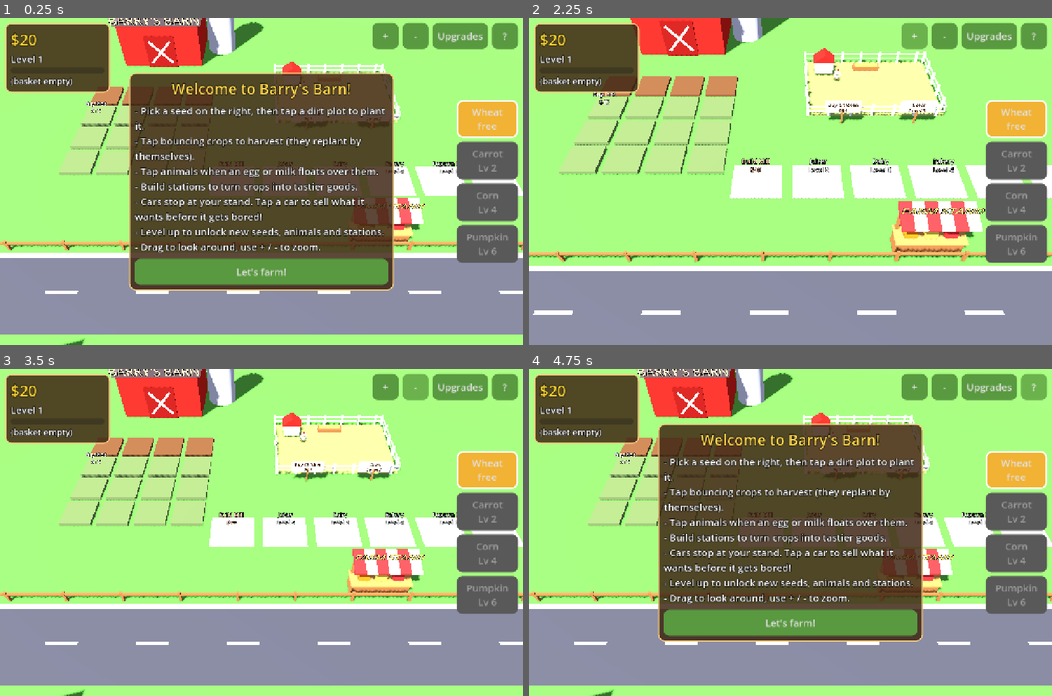
Above: before the commit, frames 1-4 (two rows, left to right).
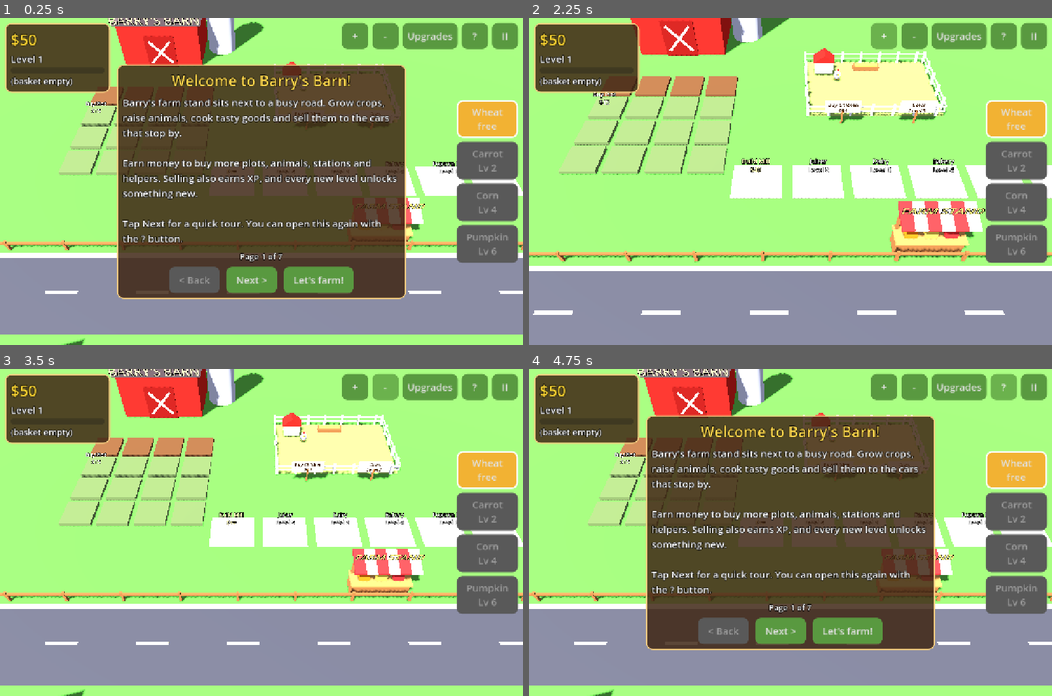
Above: after the commit, the same moments.

Repository: SubToFeralsloth11/barrys-barn
Game: Godot game, scene res://main.tscn
Two runs of this game, one before a commit and one after it. Both use one fixed random seed, a clock stepped at 60 frames per second and the inputs below.
Inputs (mouse positions are in pixels of both pictures, inside the frame that each line leads up to):
- Up to frame 1 (0.25 s): no input
- Up to frame 2 (2.25 s): click (1036, 37) at 0.5 s, where only the run after the commit has a clickable "II"; click (790, 148) at 1.25 s, where only the run after the commit has a clickable "Resume"; click "+" at 2 s
- Up to frame 3 (3.5 s): click "-" at 2.75 s
- Up to frame 4 (4.75 s): click "Upgrades" at 3.5 s; click "?" at 4.25 s

The runs differ from the first frame. In frame 1, 21% of the frame differs, in the area x 3-97%, y 1-86%; in frame 2, 1.2%; in frame 3, 1.5%; in frame 4, 21%, in the area x 3-99%, y 1-86%.

Commit message:
Add pause menu, paged help, automation helpers and easier balance

Diff:
--- a/main.gd
+++ b/main.gd
@@ -38,14 +38,20 @@
 	"chicken": {"n": "Chicken", "out": "egg", "t": 12.0, "cost": 40, "lvl": 1, "max": 6},
 	"cow": {"n": "Cow", "out": "milk", "t": 20.0, "cost": 150, "lvl": 3, "max": 4},
 }
-const UPGRADE_ORDER := ["fert", "feed", "sign", "fame"]
+const UPGRADE_ORDER := ["farmhand", "collector", "chef", "seller", "fert", "feed", "sign", "fame"]
 const UPGRADES := {
-	"fert": {"n": "Fertilizer", "d": "Crops grow 15% faster", "cost": 80},
-	"feed": {"n": "Tasty Feed", "d": "Animals produce 15% faster", "cost": 120},
-	"sign": {"n": "Big Billboard", "d": "Customers arrive sooner", "cost": 100},
-	"fame": {"n": "Good Reviews", "d": "Customers pay 10% more", "cost": 150},
+	"farmhand": {"n": "Scarecrow Farmhand", "d": "Harvests ripe crops for you", "cost": 120, "max": 3},
+	"collector": {"n": "Barn Robot", "d": "Collects eggs and milk for you", "cost": 150, "max": 3},
+	"chef": {"n": "Kitchen Helper", "d": "Runs your stations for you", "cost": 250, "max": 3},
+	"seller": {"n": "Stand Clerk", "d": "Sells to cars for you", "cost": 200, "max": 3},
+	"fert": {"n": "Fertilizer", "d": "Crops grow 15% faster", "cost": 60, "max": 5},
+	"feed": {"n": "Tasty Feed", "d": "Animals produce 15% faster", "cost": 90, "max": 5},
+	"sign": {"n": "Big Billboard", "d": "Customers arrive sooner", "cost": 80, "max": 5},
+	"fame": {"n": "Good Reviews", "d": "Customers pay 10% more", "cost": 120, "max": 5},
 }
-const UPGRADE_MAX := 5
+const HELPERS := ["farmhand", "collector", "chef", "seller"]
+## Seconds between helper actions for upgrade levels 0..3 (0 = not hired).
+const HELPER_INTERVAL := [0.0, 5.0, 2.5, 1.0]
 const SAVE_PATH := "user://barrys_barn.json"
 const PLOT_COUNT := 16
 const STAND_X := 6.0
@@ -58,14 +64,26 @@
 const CAR_COLORS := [Color(0.9, 0.2, 0.2), Color(0.2, 0.5, 0.95), Color(1.0, 0.8, 0.1), Color(0.3, 0.8, 0.4), Color(0.7, 0.35, 0.9), Color(1.0, 0.55, 0.15), Color(0.95, 0.95, 0.95)]
 
 # --- saved state ---
-var coins := 20
+var coins := 50
 var xp := 0
 var level := 1
 var inv := {}
 var plots := []
 var stations := {}
 var animals := []
-var upg := {"fert": 0, "feed": 0, "sign": 0, "fame": 0}
+var upg := {"farmhand": 0, "collector": 0, "chef": 0, "seller": 0, "fert": 0, "feed": 0, "sign": 0, "fame": 0}
+var muted := false
+var helper_timers := {}
+var resetting := false
+var pause_panel: PanelContainer
+var help_title: Label
+var help_body: Label
+var help_page_lbl: Label
+var help_prev: Button
+var help_next: Button
+var help_page := 0
+var reset_btn: Button
+var mute_btn: Button
 var sel_crop := "wheat"
 var seen_help := false
 
@@ -116,7 +134,8 @@
 		spawn_animal_node(i)
 	refresh_pen_signs()
 	refresh_ui()
-	help_panel.visible = not seen_help
+	if not seen_help:
+		show_help(0)
 
 
 func new_game_state() -> void:
@@ -864,7 +883,7 @@
 	for g in goods:
 		var w: float = 1.0 + ITEMS[g]["p"] / 10.0
 		if have(g) > 0:
-			w *= 3.0
+			w *= 6.0
 		weights.append(w)
 		total += w
 	var r := randf() * total
@@ -875,12 +894,12 @@
 			want = goods[k]
 			break
 	var qty := 1 + randi() % mini(4, 1 + int(level / 2.0))
-	var pay := int(ceil(ITEMS[want]["p"] * qty * 1.3 * (1.0 + 0.1 * upg["fame"])))
+	var pay := int(ceil(ITEMS[want]["p"] * qty * 1.6 * (1.0 + 0.1 * upg["fame"])))
 	var n := build_car(CAR_COLORS[randi() % CAR_COLORS.size()])
 	n.position = Vector3(-48, 0, LANE_Z)
 	var lbl := label3d(n, "", Vector3(0, 2.7, 0), 40)
 	add_hit(n, Vector3(3.0, 2.2, 1.8), Vector3(0, 1.0, 0), "car", n.get_instance_id())
-	var patience := 30.0 + level * 2.0
+	var patience := 45.0 + level * 3.0
 	cars.append({"node": n, "want": want, "qty": qty, "pay": pay, "patience": patience, "max": patience, "label": lbl, "leaving": false})
 
 
@@ -990,7 +1009,7 @@
 # ================= progression =================
 
 func xp_needed() -> int:
-	return int(40.0 * pow(level, 1.6))
+	return int(30.0 * pow(level, 1.45))
 
 
 func gain_xp(n: int) -> void:
@@ -1026,7 +1045,7 @@
 
 
 func buy_upgrade(id: String) -> void:
-	if upg[id] >= UPGRADE_MAX:
+	if upg[id] >= UPGRADES[id]["max"]:
 		return
 	var cost := upgrade_cost(id)
 	if coins < cost:
@@ -1073,6 +1092,7 @@
 					station_start(id)
 	update_animals(delta)
 	update_cars(delta)
+	update_helpers(delta)
 	ui_timer -= delta
 	if ui_timer <= 0:
 		ui_timer = 0.25
@@ -1152,6 +1172,7 @@
 
 func build_ui() -> void:
 	var cl := CanvasLayer.new()
+	cl.process_mode = Node.PROCESS_MODE_ALWAYS
 	add_child(cl)
 	var root := Control.new()
 	root.set_anchors_and_offsets_preset(Control.PRESET_FULL_RECT)
@@ -1209,8 +1230,11 @@
 	ub.pressed.connect(func(): build_upgrade_panel(); upg_panel.visible = not upg_panel.visible; help_panel.visible = false)
 	tr.add_child(ub)
 	var hb := big_button(" ? ")
-	hb.pressed.connect(func(): help_panel.visible = not help_panel.visible; upg_panel.visible = false)
+	hb.pressed.connect(func(): show_help(0))
 	tr.add_child(hb)
+	var pb := big_button(" II ")
+	pb.pressed.connect(set_paused.bind(true))
+	tr.add_child(pb)
 
 	var zi := big_button(" + ")
 	zi.pressed.connect(func(): zoom(-0.15))
@@ -1251,20 +1275,154 @@
 	var hv := VBoxContainer.new()
 	hv.add_theme_constant_override("separation", 12)
 	help_panel.add_child(hv)
-	var title := Label.new()
-	title.text = "Welcome to Barry's Barn!"
-	title.add_theme_font_size_override("font_size", 36)
-	title.add_theme_color_override("font_color", Color(1, 0.85, 0.3))
-	title.horizontal_alignment = HORIZONTAL_ALIGNMENT_CENTER
-	hv.add_child(title)
-	var body := Label.new()
-	body.autowrap_mode = TextServer.AUTOWRAP_WORD_SMART
-	body.custom_minimum_size = Vector2(620, 0)
-	body.text = "- Pick a seed on the right, then tap a dirt plot to plant it.\n- Tap bouncing crops to harvest (they replant by themselves).\n- Tap animals when an egg or milk floats over them.\n- Build stations to turn crops into tastier goods.\n- Cars stop at your stand. Tap a car to sell what it wants before it gets bored!\n- Level up to unlock new seeds, animals and stations.\n- Drag to look around, use + / - to zoom."
-	hv.add_child(body)
-	var ok := big_button("Let's farm!")
-	ok.pressed.connect(func(): help_panel.visible = false; seen_help = true; save_game())
-	hv.add_child(ok)
+	help_title = Label.new()
+	help_title.add_theme_font_size_override("font_size", 36)
+	help_title.add_theme_color_override("font_color", Color(1, 0.85, 0.3))
+	help_title.horizontal_alignment = HORIZONTAL_ALIGNMENT_CENTER
+	hv.add_child(help_title)
+	help_body = Label.new()
+	help_body.autowrap_mode = TextServer.AUTOWRAP_WORD_SMART
+	help_body.custom_minimum_size = Vector2(680, 300)
+	hv.add_child(help_body)
+	help_page_lbl = Label.new()
+	help_page_lbl.horizontal_alignment = HORIZONTAL_ALIGNMENT_CENTER
+	help_page_lbl.add_theme_font_size_override("font_size", 20)
+	hv.add_child(help_page_lbl)
+	var nav := HBoxContainer.new()
+	nav.alignment = BoxContainer.ALIGNMENT_CENTER
+	nav.add_theme_constant_override("separation", 16)
+	hv.add_child(nav)
+	help_prev = big_button("  < Back  ")
+	help_prev.pressed.connect(func(): show_help(help_page - 1))
+	nav.add_child(help_prev)
+	help_next = big_button("  Next >  ")
+	help_next.pressed.connect(func(): show_help(help_page + 1))
+	nav.add_child(help_next)
+	var ok := big_button("  Let's farm!  ")
+	ok.pressed.connect(close_help)
+	nav.add_child(ok)
+	help_panel.visible = false
+
+	pause_panel = center_panel(root)
+	var pv := VBoxContainer.new()
+	pv.add_theme_constant_override("separation", 14)
+	pause_panel.add_child(pv)
+	var pt := Label.new()
+	pt.text = "Paused"
+	pt.add_theme_font_size_override("font_size", 44)
+	pt.add_theme_color_override("font_color", Color(1, 0.85, 0.3))
+	pt.horizontal_alignment = HORIZONTAL_ALIGNMENT_CENTER
+	pv.add_child(pt)
+	var resume := big_button("Resume")
+	resume.custom_minimum_size = Vector2(420, 72)
+	resume.pressed.connect(set_paused.bind(false))
+	pv.add_child(resume)
+	var howto := big_button("How to Play")
+	howto.pressed.connect(func(): pause_panel.visible = false; show_help(0))
+	pv.add_child(howto)
+	mute_btn = big_button("")
+	mute_btn.pressed.connect(func(): muted = not muted; apply_mute(); save_game())
+	pv.add_child(mute_btn)
+	reset_btn = big_button("Start New Farm")
+	reset_btn.pressed.connect(reset_pressed)
+	pv.add_child(reset_btn)
+	pause_panel.visible = false
+	apply_mute()
+
+
+func help_pages() -> Array:
+	var recipes := []
+	for id in STATION_ORDER:
+		var st: Dictionary = STATIONS[id]
+		recipes.append("- %s (Lv %d): %s makes %s" % [st["n"], st["lvl"], recipe_text(st["in"]), item_name(st["out"])])
+	return [
+		["Welcome to Barry's Barn!", "Barry's farm stand sits next to a busy road. Grow crops, raise animals, cook tasty goods and sell them to the cars that stop by.\n\nEarn money to buy more plots, animals, stations and helpers. Selling also earns XP, and every new level unlocks something new.\n\nTap Next for a quick tour. You can open this again with the ? button."],
+		["Crops", "1. Pick a seed on the right side of the screen.\n2. Tap a brown dirt plot to plant it.\n3. When the crop starts bouncing it is ready: tap it to harvest 2.\n\nHarvested plots replant the same seed by themselves. Green plots are locked: tap the one marked \"Buy Plot\" to expand your field.\n\nWheat seeds are free, so you can never get stuck."],
+		["Animals", "Chickens lay eggs and cows give milk (cows unlock at level 3).\n\nWhen an egg or milk bucket floats above an animal, tap the animal to collect it.\n\nBuy more animals from the signs in front of the pen."],
+		["Kitchen Stations", "Stations turn raw items into goods that sell for much more. Tap an empty pad to build one, then tap it to start cooking. It keeps cooking by itself while you have ingredients. Tap it when it says READY to collect.\n\n" + "\n".join(recipes)],
+		["Selling", "Cars line up at the farm stand. Each shows what it wants, the price, and how long it will wait.\n\nTap a car to sell. If you don't have what it wants, keep farming: it will wait a while, and new cars ask for things you already have more often."],
+		["Helpers (automation)", "Tired of tapping? Hire helpers in the Upgrades menu. They keep working while you play:\n\n- Scarecrow Farmhand: harvests ripe crops\n- Barn Robot: collects eggs and milk\n- Kitchen Helper: collects and restarts stations\n- Stand Clerk: sells to cars when you have their order\n\nEach helper can be upgraded twice to work faster. With all four, your farm runs itself."],
+		["Controls & Tips", "- Tap: plant, harvest, collect, build, sell\n- Drag: move the camera\n- + / - buttons (or mouse wheel / pinch): zoom\n- II button: pause, sound, restart\n\nTips: build the Mill early, since flour sells for nearly 4x wheat. Hire the Stand Clerk first so cars never leave unhappy. The game saves by itself."],
+	]
+
+
+func show_help(page: int) -> void:
+	var pages := help_pages()
+	help_page = clampi(page, 0, pages.size() - 1)
+	help_title.text = pages[help_page][0]
+	help_body.text = pages[help_page][1]
+	help_page_lbl.text = "Page %d of %d" % [help_page + 1, pages.size()]
+	help_prev.disabled = help_page == 0
+	help_next.disabled = help_page == pages.size() - 1
+	upg_panel.visible = false
+	help_panel.visible = true
+	get_tree().paused = true
+
+
+func close_help() -> void:
+	help_panel.visible = false
+	get_tree().paused = false
+	if not seen_help:
+		seen_help = true
+		save_game()
+
+
+func set_paused(p: bool) -> void:
+	get_tree().paused = p
+	pause_panel.visible = p
+	upg_panel.visible = false
+	help_panel.visible = false
+	reset_btn.text = "Start New Farm"
+
+
+func apply_mute() -> void:
+	AudioServer.set_bus_mute(0, muted)
+	mute_btn.text = "Sound: OFF" if muted else "Sound: ON"
+
+
+func reset_pressed() -> void:
+	if reset_btn.text != "Tap again to erase your farm!":
+		reset_btn.text = "Tap again to erase your farm!"
+		return
+	resetting = true
+	DirAccess.remove_absolute(ProjectSettings.globalize_path(SAVE_PATH))
+	get_tree().paused = false
+	get_tree().reload_current_scene()
+
+
+func update_helpers(delta: float) -> void:
+	for h in HELPERS:
+		var lv: int = upg[h]
+		if lv == 0:
+			continue
+		helper_timers[h] = float(helper_timers.get(h, 0.0)) - delta
+		if helper_timers[h] > 0.0:
+			continue
+		helper_timers[h] = HELPER_INTERVAL[lv]
+		match h:
+			"farmhand":
+				for i in PLOT_COUNT:
+					var p: Dictionary = plots[i]
+					if p["open"] and p["crop"] != "" and p["t"] >= CROPS[p["crop"]]["t"]:
+						tap_plot(i)
+						break
+			"collector":
+				for i in animals.size():
+					if animals[i]["t"] >= ANIMALS[animals[i]["type"]]["t"]:
+						tap_animal(i)
+						break
+			"chef":
+				for id in STATION_ORDER:
+					var s: Dictionary = stations[id]
+					if s["own"] and (s["ready"] > 0 or (not s["busy"] and station_can_start(id))):
+						tap_station(id)
+						break
+			"seller":
+				for c in cars:
+					var n: Node3D = c["node"]
+					if not c["leaving"] and absf(n.position.x - STAND_X) < 13.0 and have(c["want"]) >= c["qty"]:
+						tap_car(n.get_instance_id())
+						break
 
 
 func big_button(text: String) -> Button:
@@ -1320,17 +1478,23 @@
 	t.add_theme_font_size_override("font_size", 34)
 	t.horizontal_alignment = HORIZONTAL_ALIGNMENT_CENTER
 	upg_box.add_child(t)
+	var grid := GridContainer.new()
+	grid.columns = 2
+	grid.add_theme_constant_override("h_separation", 10)
+	grid.add_theme_constant_override("v_separation", 10)
+	upg_box.add_child(grid)
 	for id in UPGRADE_ORDER:
 		var u: Dictionary = UPGRADES[id]
 		var b := big_button("")
-		b.custom_minimum_size = Vector2(560, 72)
-		if upg[id] >= UPGRADE_MAX:
+		b.custom_minimum_size = Vector2(440, 76)
+		b.add_theme_font_size_override("font_size", 20)
+		if upg[id] >= u["max"]:
 			b.text = "%s (MAX)\n%s" % [u["n"], u["d"]]
 			b.disabled = true
 		else:
 			b.text = "%s  Lv %d  -  $%d\n%s" % [u["n"], upg[id] + 1, upgrade_cost(id), u["d"]]
 			b.pressed.connect(func(): buy_upgrade(id))
-		upg_box.add_child(b)
+		grid.add_child(b)
 	var close := big_button("Close")
 	close.pressed.connect(func(): upg_panel.visible = false)
 	upg_box.add_child(close)
@@ -1367,8 +1531,10 @@
 # ================= save / load =================
 
 func save_game() -> void:
+	if resetting:
+		return
 	var d := {"coins": coins, "xp": xp, "level": level, "inv": inv, "plots": plots, "stations": stations,
-		"animals": animals, "upg": upg, "sel": sel_crop, "help": seen_help}
+		"animals": animals, "upg": upg, "sel": sel_crop, "help": seen_help, "muted": muted}
 	var f := FileAccess.open(SAVE_PATH, FileAccess.WRITE)
 	if f:
 		f.store_string(JSON.stringify(d))
@@ -1398,6 +1564,7 @@
 	animals = []
 	for a in d.get("animals", []):
 		animals.append({"type": str(a["type"]), "t": float(a["t"])})
+	muted = bool(d.get("muted", false))
 	var u: Dictionary = d.get("upg", {})
 	for k in u:
 		if upg.has(k):
Not shown, changed: docs/index.pck
